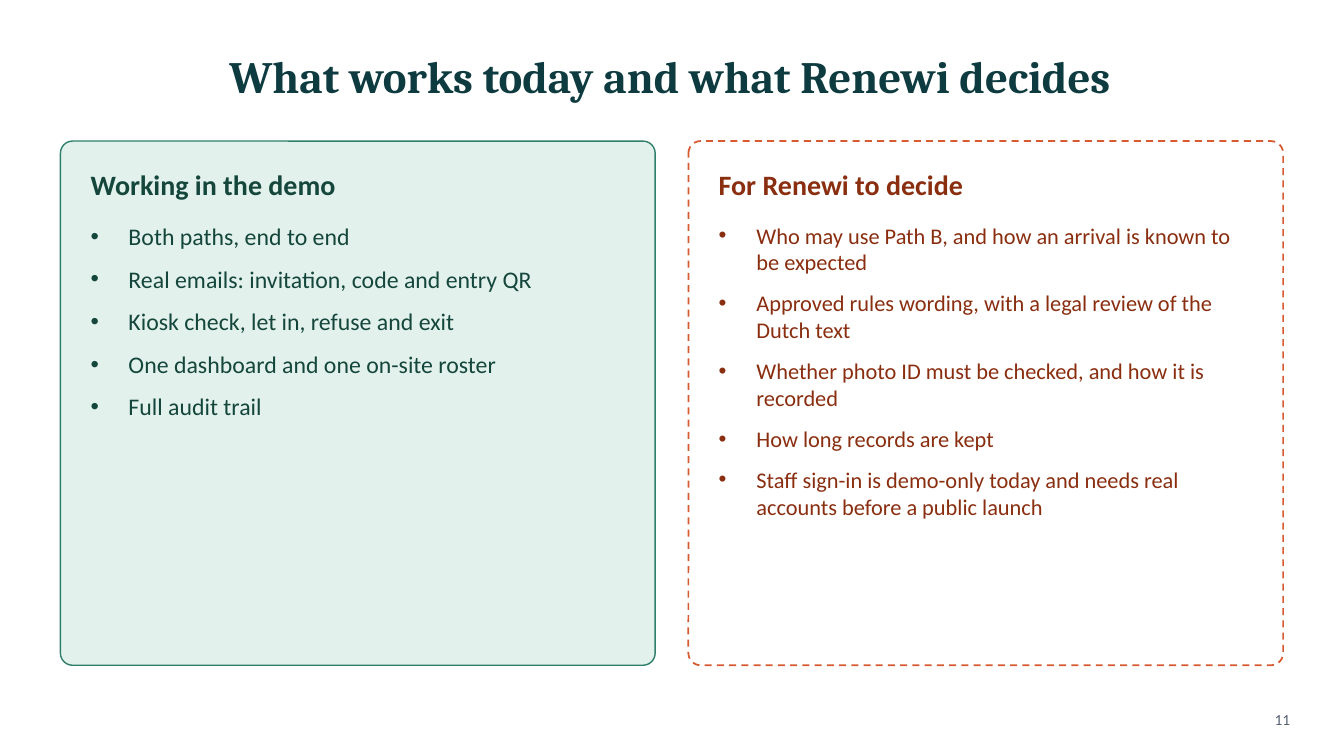
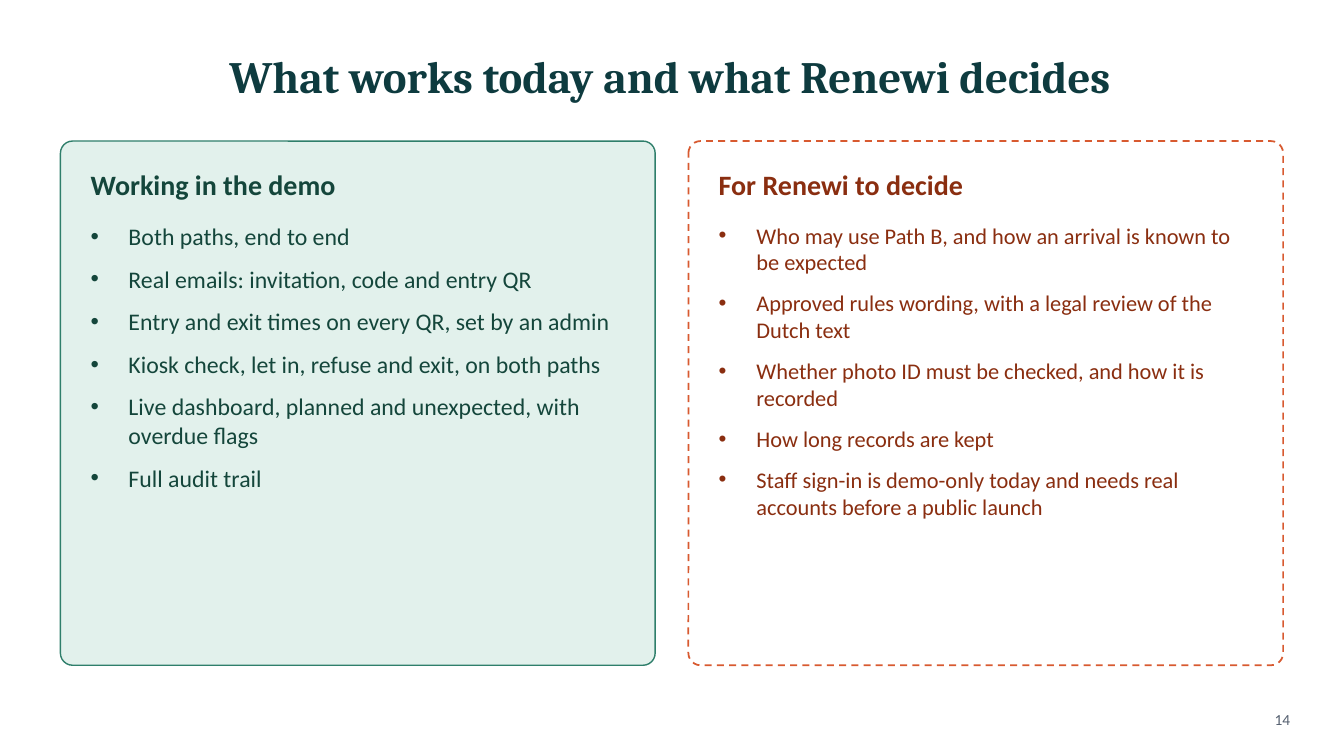
Before and after one commit to Sharon-dt3/vlaardingen_contractor_access, a slide deck: slide 14 of v2/docs/Site-Access-V2-Deck.pptx (slide 11 before the commit). Drawn at 1344x756 pixels with LibreOffice and Linux fonts; fonts in the diff are those of the drawing. Boxes give left, top, right and bottom in pixels: in the first picture for what was removed or moved away, otherwise in the second. Text is boxed around its words. In the diff, an @@ line names an element or a change of style, - is before the commit and + after.

```diff
--- a/v2/docs/Site-Access-V2-Deck.pptx
+++ b/v2/docs/Site-Access-V2-Deck.pptx
@@ text at [128, 313, 609, 448]: text changed @@
-• Kiosk check, let in, refuse and exit
-• One dashboard and one on-site roster
+• Entry and exit times on every QR, set by an admin
+• Kiosk check, let in, refuse and exit, on both paths
+• Live dashboard, planned and unexpected, with overdue flags
@@ page number at [1275, 715, 1291, 725]: text changed @@
-11
+14
```
Also in this commit, not shown: 5 other slides changed, 3 slides added, 10 other files.
